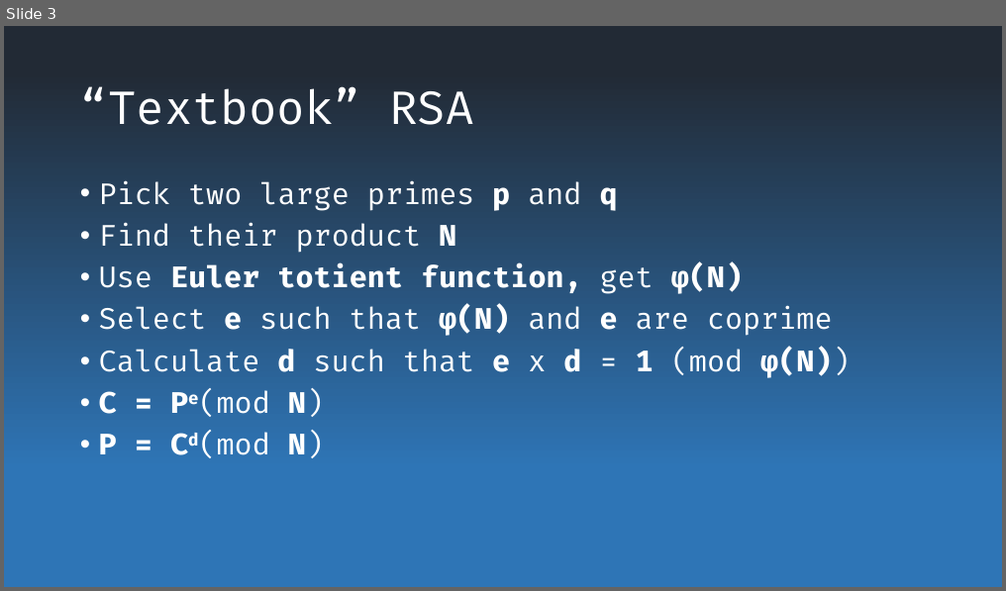
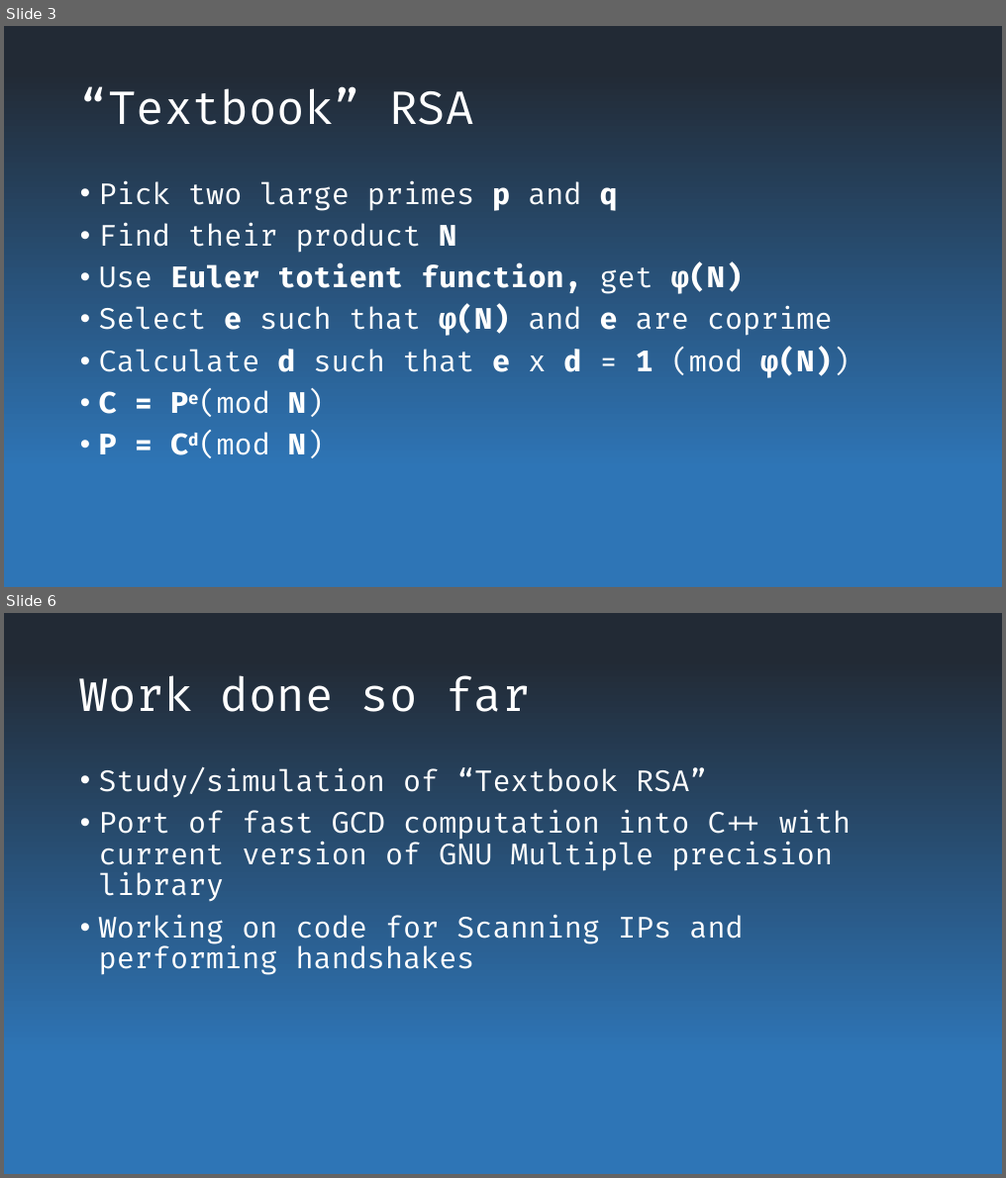
Before and after one commit to mhdl1991/19129163_TECH7009_repo, a slide deck: Continued use of weak RSA keys.pptx. Shown one above the other, each under a label of ours: slide 3 before the commit, slides 3 and 6 after it; the slides between them are not shown. The pictures are 1006x591 and 1006x1178 pixels, drawn with LibreOffice and Linux fonts; fonts in the diff are those of the drawing. Boxes give left, top, right and bottom in pixels: in the first picture for what was removed or moved away, otherwise in the second. Text is boxed around its words. In the diff, an @@ line names an element or a change of style, - is before the commit and + after.

```diff
--- a/Continued use of weak RSA keys.pptx
+++ b/Continued use of weak RSA keys.pptx
@@ slide 6 added at [4, 613, 1002, 1174], background gradient #222A35 to #2E75B6 @@
@@ title added at [80, 675, 530, 712], 44 pt, text #FFFFFF @@
+Work done so far
@@ text added at [99, 767, 850, 975], 28 pt, text #FFFFFF @@
+• Study/simulation of “Textbook RSA”
+• Port of fast GCD computation into C++ with current version of GNU Multiple precision library
+• Working on code for Scanning IPs and performing handshakes
```
Also in this commit, not shown: 2 slides changed.
